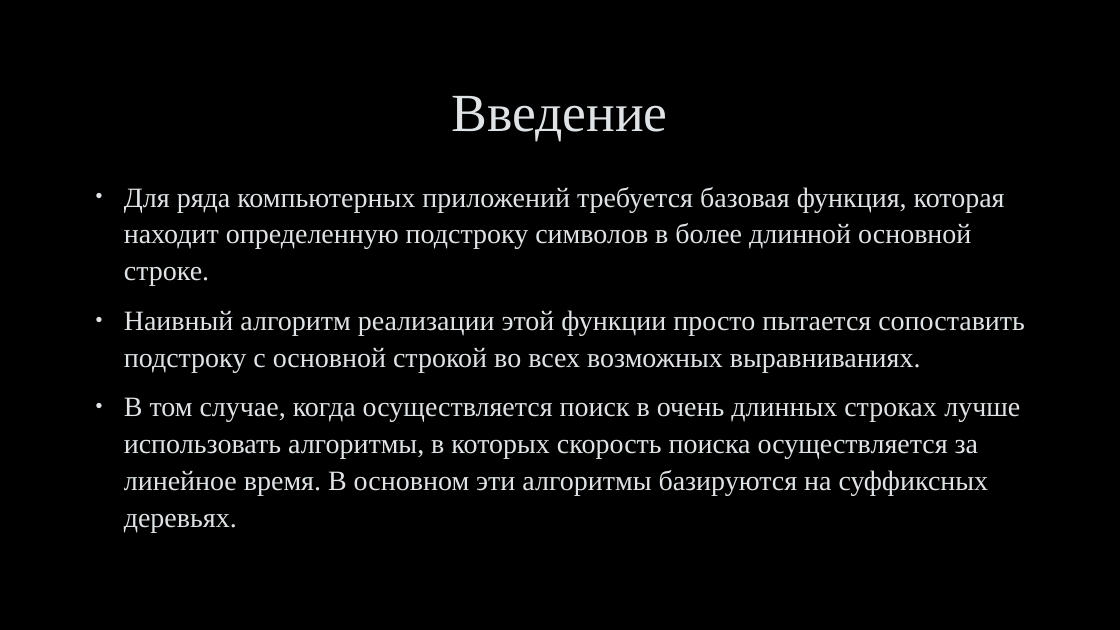
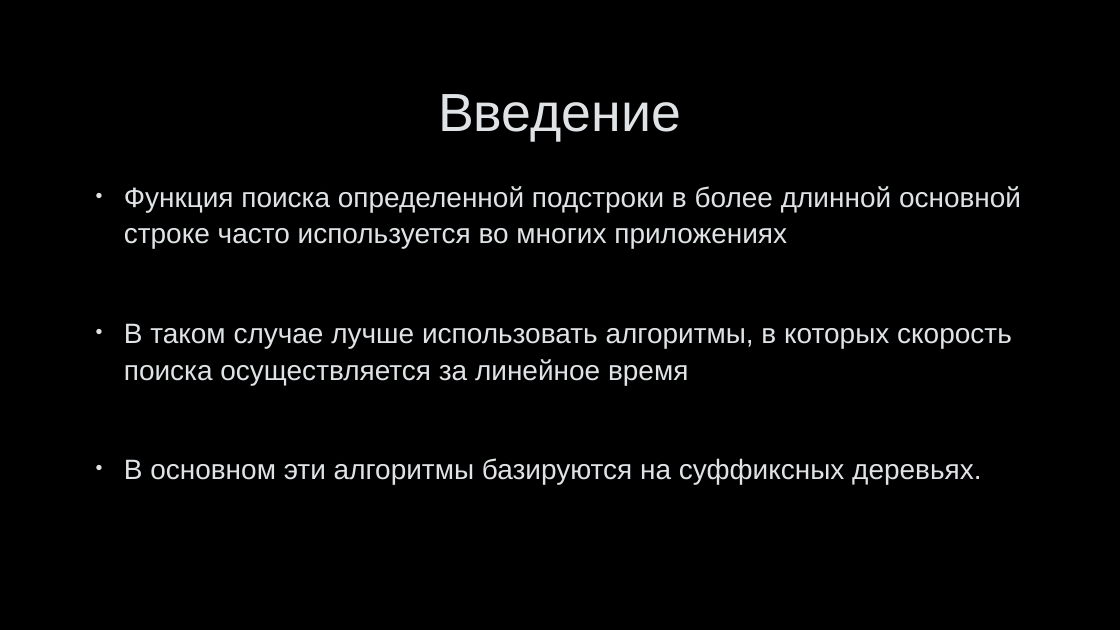
Before and after one commit to belkova-ea/McCreight-s-algo, a slide deck: slide 3 of Алгоритм МакКрейта.pptx. Drawn at 1120x630 pixels with LibreOffice and Linux fonts; fonts in the diff are those of the drawing; background and template pictures are left out. Boxes give left, top, right and bottom in pixels: in the first picture for what was removed or moved away, otherwise in the second. Text is boxed around its words. In the diff, an @@ line names an element or a change of style, - is before the commit and + after.

```diff
--- a/Алгоритм МакКрейта.pptx
+++ b/Алгоритм МакКрейта.pptx
@@ title "Введение" at (x1=438, y1=94, x2=681, y2=141): font Times New Roman to Arial @@
@@ text at (x1=124, y1=186, x2=1021, y2=484): text changed; font Times New Roman to Arial @@
-• Для ряда компьютерных приложений требуется базовая функция, которая находит определенную подстроку символов в более длинной основной строке.
-• Наивный алгоритм реализации этой функции просто пытается сопоставить подстроку с основной строкой во всех возможных выравниваниях.
-• В том случае, когда осуществляется поиск в очень длинных строках лучше использовать алгоритмы, в которых скорость поиска осуществляется за линейное время. В основном эти алгоритмы базируются на суффиксных деревьях.
+• Функция поиска определенной подстроки в более длинной основной строке часто используется во многих приложениях
+• В таком случае лучше использовать алгоритмы, в которых скорость поиска осуществляется за линейное время
+• В основном эти алгоритмы базируются на суффиксных деревьях.
```
Also in this commit, not shown: 12 other slides changed, 2 slides added, 1 slide removed.
